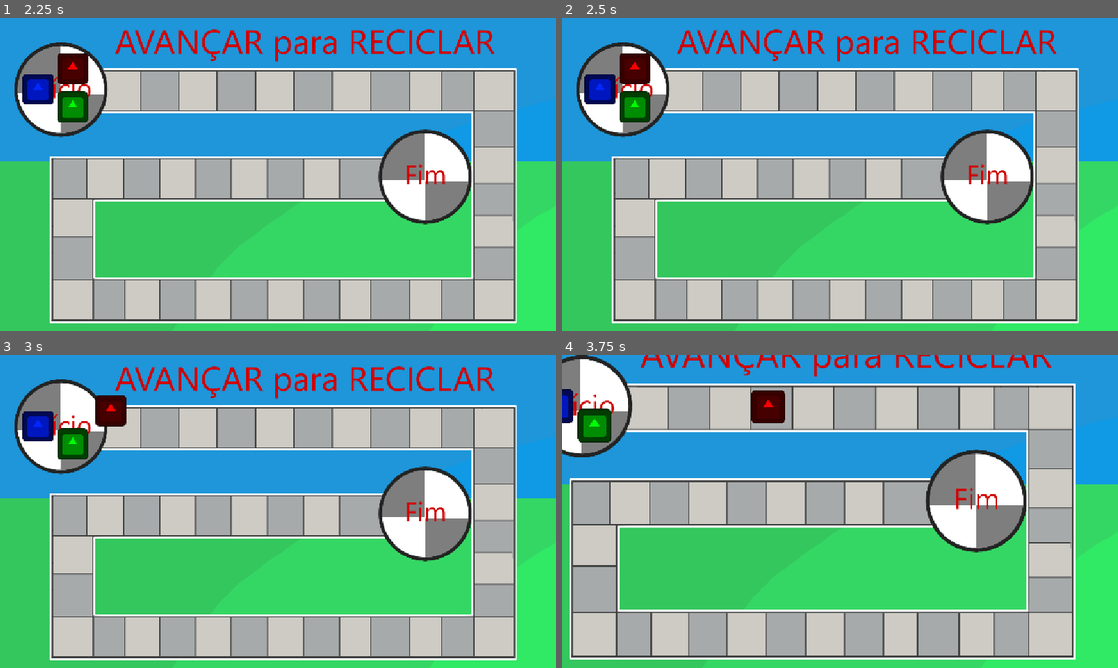
Above: before the commit, frames 1-4 (two rows, left to right).
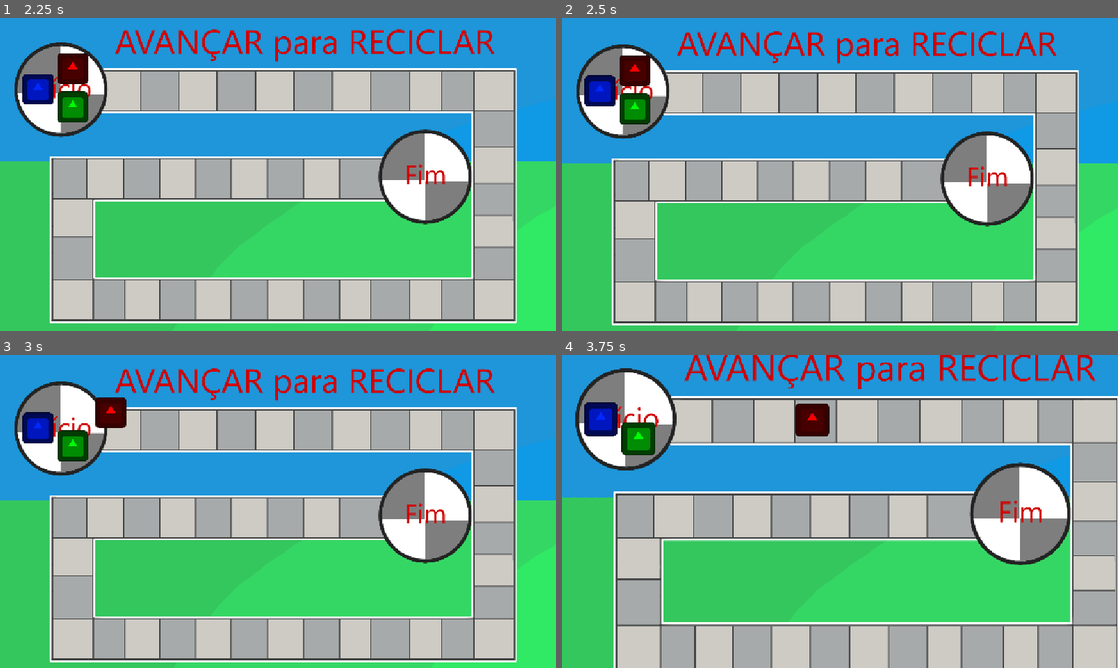
Above: after the commit, the same moments.

Repository: LitheFulminare/avancar-para-reciclar-XP5
Game: Godot game, scene res://Scenes/Game/game_scene.tscn
Two runs of this game, one before a commit and one after it. Both use one fixed random seed, a clock stepped at 60 frames per second and the inputs below. The engine's default icon, where the game draws it, is replaced by a stand-in: a white triangle on a blue panel in a dark square.
Inputs (mouse positions are in pixels of both pictures, inside the frame that each line leads up to):
- Up to frame 1 (2.25 s): tap Enter at 0.5 s; move the mouse to (400, 158) at 0.52 s; hold S (Move camera down) 0.53-1.28 s; tap A (Move camera left) at 0.8, 1.35 s; tap Space (Confirm) at 1.25, 2 s; move the mouse to (166, 190) at 1.27 s; tap D (Move camera right) at 1.55 s; move the mouse to (333, 105) at 2.02 s; hold D (Move camera right) from 2.03 s (still down)
- Up to frame 2 (2.5 s): keep holding D (Move camera right); tap W (Move camera up) at 2.3 s
- Up to frame 3 (3 s): tap Space (Confirm) at 2.75 s; move the mouse to (250, 574) at 2.77 s; release D (Move camera right) at 2.78 s; tap W (Move camera up) at 2.85 s
- Up to frame 4 (3.75 s): tap S (Move camera down) at 3.05 s; move the mouse to (1006, 558) at 3.52 s; hold A (Move camera left) from 3.53 s (still down); tap Mouse wheel up (Camera zoom in) at 3.6 s

Frame 1 is identical in both runs. In frame 2, 10% of the frame differs, in the area x 0-100%, y 3-99%; in frame 3, 10%; in frame 4, 70%, in the area x 0-100%, y 0-100%.

Commit message:
fixed camera going past the limits

Diff:
--- a/avancar para reciclar/Scripts/Map elements/camera drag and zoom.gd
+++ b/avancar para reciclar/Scripts/Map elements/camera drag and zoom.gd
@@ -30,17 +30,21 @@
 func move_with_keyboard(delta: float) -> void:
 	var movement_direction: Vector2 = Vector2.ZERO
 
+	# used to ensure the camera is not going beyond the limits
+	# Godot actually limits the rendering area, not the camera's position, so this is necessary
+	var half_screen: Vector2 = get_viewport_rect().size * 0.5 * 1/zoom
+
 	if Input.is_action_pressed("Move camera up"):
-		if position.y > limit_top:
+		if position.y > limit_top + half_screen.y:
 			movement_direction.y -= 1
 	if Input.is_action_pressed("Move camera down"):
-		if position.y < limit_bottom:
+		if position.y < limit_bottom - half_screen.y:
 			movement_direction.y += 1
 	if Input.is_action_pressed("Move camera left"):
-		if position.x > limit_left:
+		if position.x > limit_left + half_screen.x:
 			movement_direction.x -= 1
 	if Input.is_action_pressed("Move camera right"):
-		if position.x < limit_right:
+		if position.x < limit_right - half_screen.x:
 			movement_direction.x += 1
 
 	global_position += movement_direction.normalized() * pan_speed * delta
